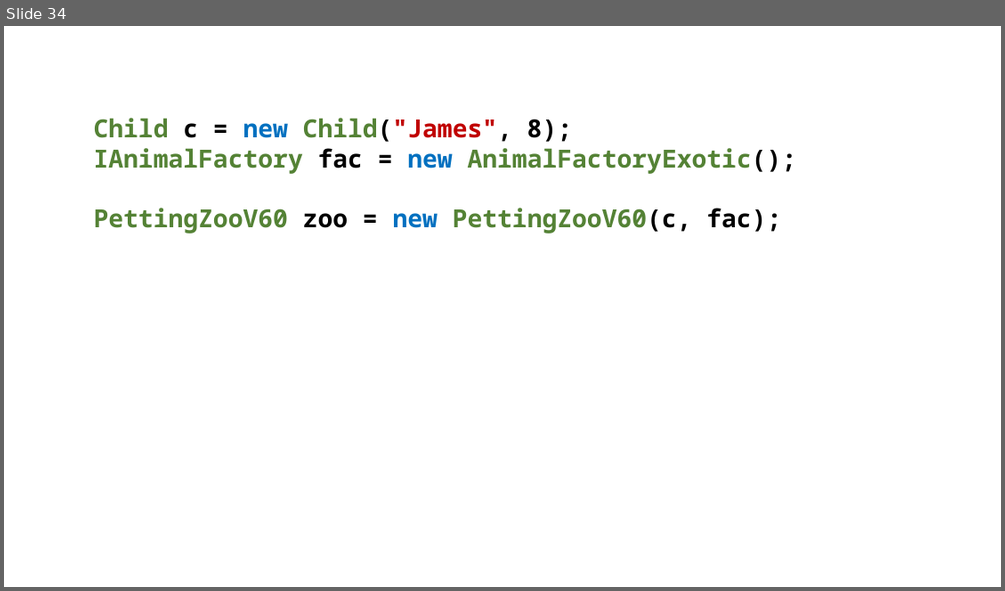
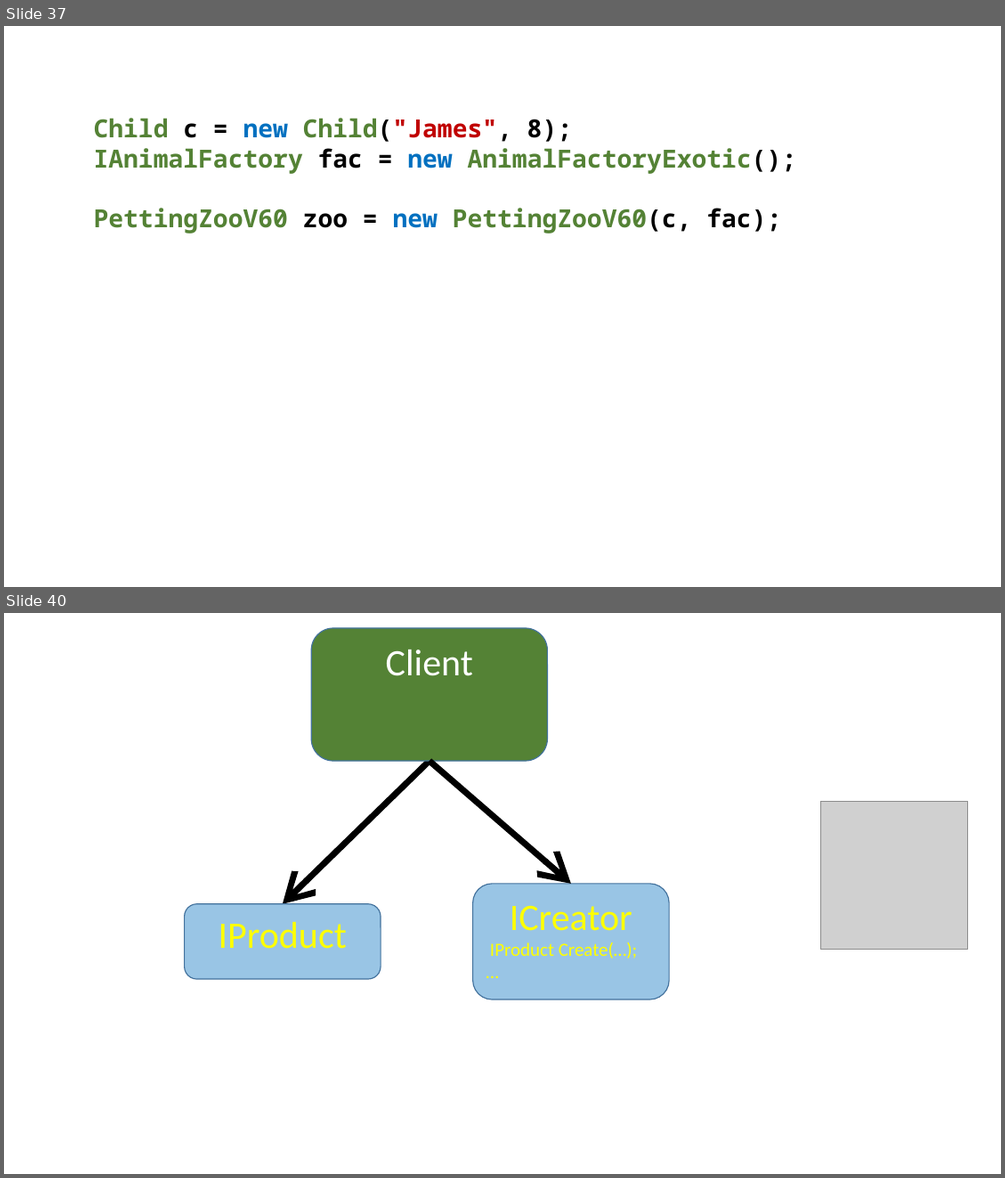
Before and after one commit to perl-easj/Teaching-materials, a slide deck: CSharpProgramming/Presentations/OOProgPartIII/FactoryMethod.pptx. Shown one above the other, each under a label of ours: slide 34 before the commit, slides 37 and 40 after it; the slides between them are not shown. The pictures are 1005x591 and 1005x1178 pixels, drawn with LibreOffice and Linux fonts; fonts in the diff are those of the drawing; grey boxes stand for pictures. Boxes give left, top, right and bottom in pixels: in the first picture for what was removed or moved away, otherwise in the second. Text is boxed around its words. In the diff, an @@ line names an element or a change of style, - is before the commit and + after.

```diff
--- a/CSharpProgramming/Presentations/OOProgPartIII/FactoryMethod.pptx
+++ b/CSharpProgramming/Presentations/OOProgPartIII/FactoryMethod.pptx
@@ slide 40 added at (x1=4, y1=613, x2=1001, y2=1174), background #FFFFFF @@
@@ rounded rectangle added at (x1=311, y1=628, x2=548, y2=761), fill #548235, outline #43739E 1 pt, 36 pt, text #FFFFFF @@
+Client
@@ arrow added from (429, 761) to (283, 904), #000000 6 pt @@
@@ arrow added from (429, 761) to (571, 884), #000000 6 pt @@
@@ picture added at (x1=821, y1=802, x2=968, y2=949) @@
@@ rounded rectangle added at (x1=184, y1=904, x2=380, y2=979), fill #0070C0 at 40% opacity, outline #43739E 1 pt, 36 pt, text #FFFF00 @@
+IProduct
@@ rounded rectangle added at (x1=473, y1=884, x2=670, y2=999), fill #0070C0 at 40% opacity, outline #43739E 1 pt, 18 pt, text #FFFF00 @@
+ICreator
+IProduct Create(…);
+…
@@ what was slide 34 is now slide 37 @@
```
Also in this commit, not shown: 9 slides changed, 5 other slides added, 1 slide removed, 4 other files.
